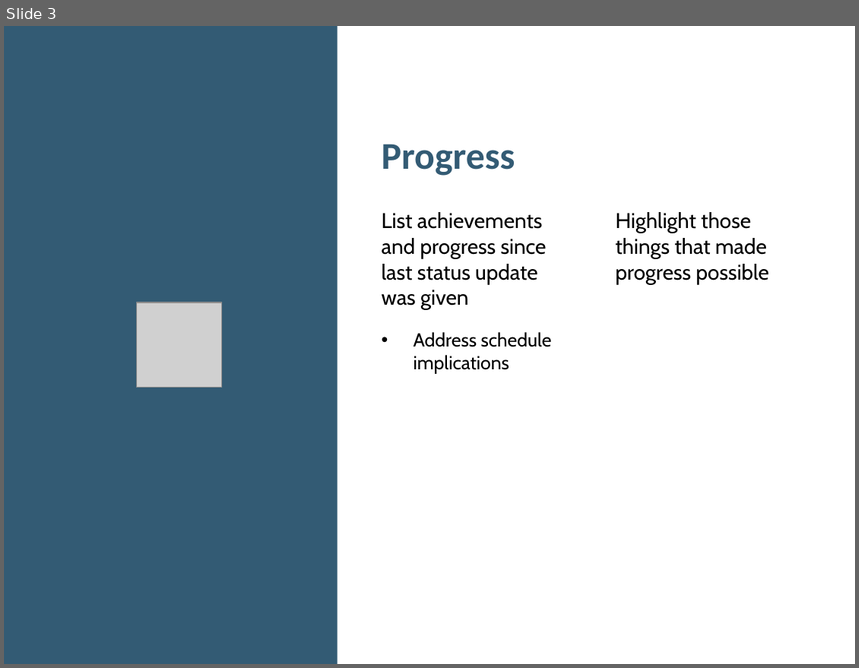
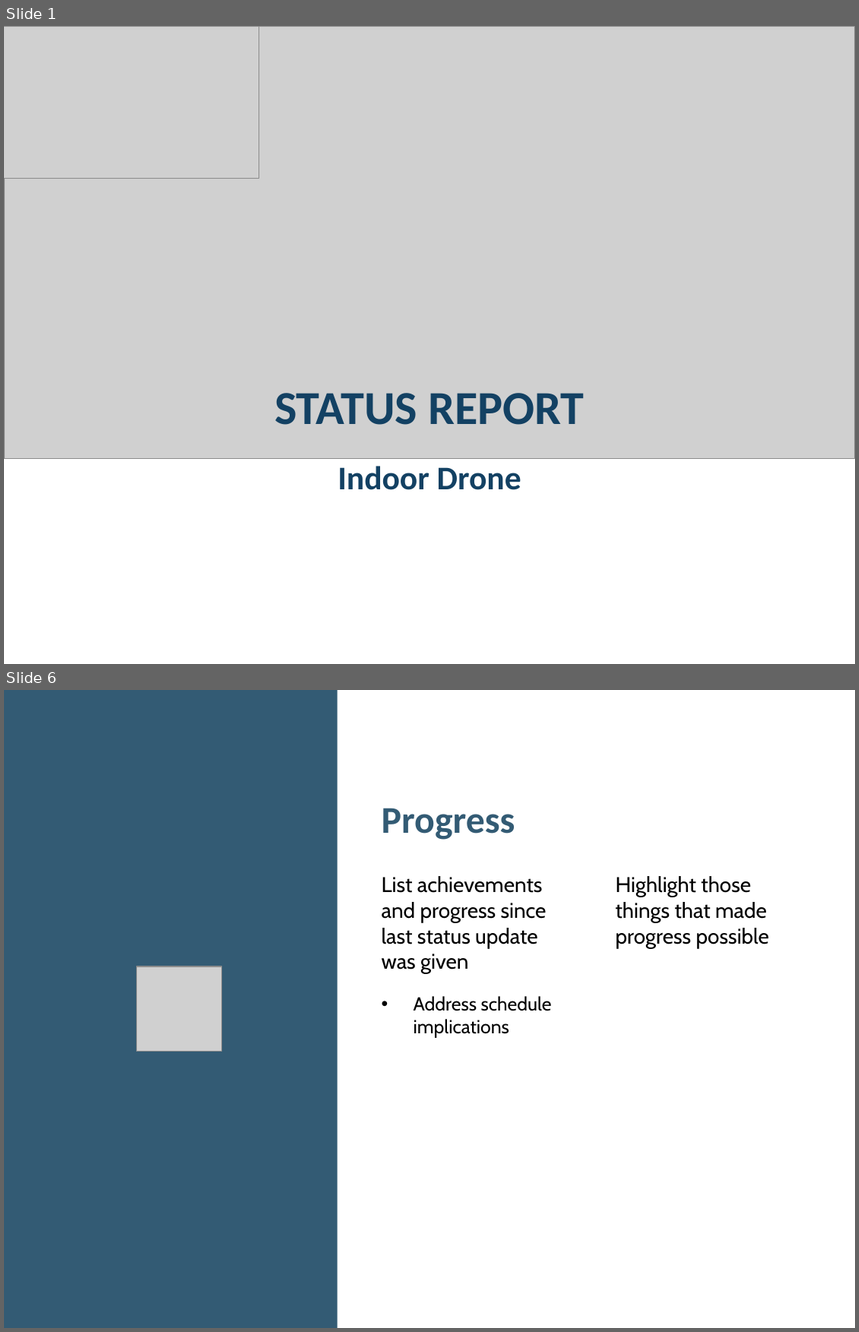
Before and after one commit to 1659012/RnD16Bit, a slide deck: Presentation/Project Status.pptx. Shown one above the other, each under a label of ours: slide 3 before the commit, slides 1 and 6 after it; the slides between them are not shown. The pictures are 859x668 and 859x1332 pixels, drawn with LibreOffice and Linux fonts; fonts in the diff are those of the drawing; grey boxes stand for pictures. Boxes give left, top, right and bottom in pixels: in the first picture for what was removed or moved away, otherwise in the second. Text is boxed around its words. In the diff, an @@ line names an element or a change of style, - is before the commit and + after.

```diff
--- a/Presentation/Project Status.pptx
+++ b/Presentation/Project Status.pptx
@@ slide 1 added at <box>4,26,855,664</box>, background #FFFFFF @@
@@ picture added at <box>4,26,855,458</box> @@
@@ picture added at <box>4,26,259,178</box> @@
@@ title added at <box>275,393,585,425</box>, 40 pt, text #134163, bold @@
+STATUS REPORT
@@ text added at <box>338,466,522,490</box>, 28 pt, text #134163, bold @@
+Indoor Drone
@@ what was slide 3 is now slide 6 @@
```
Also in this commit, not shown: 1 slide changed, 3 other slides added, 2 slides removed, 11 other files.
